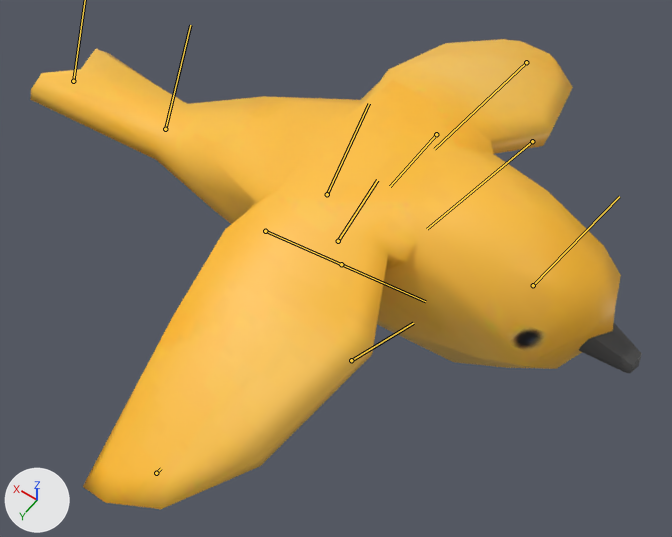
Two versions of the FBX model Assets/Props/Bird_1.fbx, one commit apart.
Before and after are seen from a camera (50 mm lens) standing at (-0.0335, 0.0455, 0.0901) and looking at (-0.0026, 0.0023, 0.0222). Arrows for +X, +Y and +Z are at lower left; the lights stay in place. Both versions are drawn at frame 15 of the action 'Take 001'; the numbers are the values there. The bones that bend it are drawn over the model as lines.

The first picture shows 'Bird'.
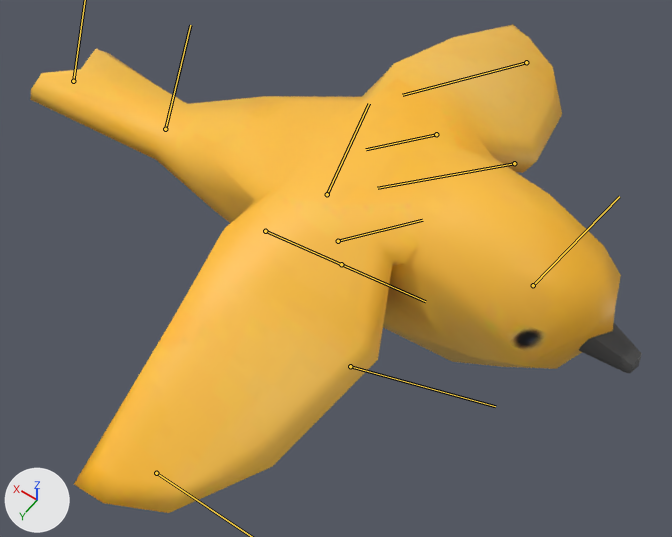
Changed parts and their boxes (x1, y1, x2, y2) in the pictures (672 x 537 px):
'Bird', posed
    before: (30, 39, 642, 509)
    after: (30, 24, 642, 513)
bone 'Right_wing', root to tip
    before: (338, 241) to (377, 180)
    after: (338, 241) to (422, 220)
bone 'Left_wing', root to tip
    before: (436, 134) to (390, 186)
    after: (436, 134) to (366, 149)

The edits, one by one:
Bone 'Right_wing' (bone_right_wing) turns from (5, 42, -5) to (8, 48, 23) degrees about its own x, y and z.
Bone 'Left_wing' (bone_left_wing) turns from (4, 41, -1) to (8, 47, 26) degrees about its own x, y and z.
